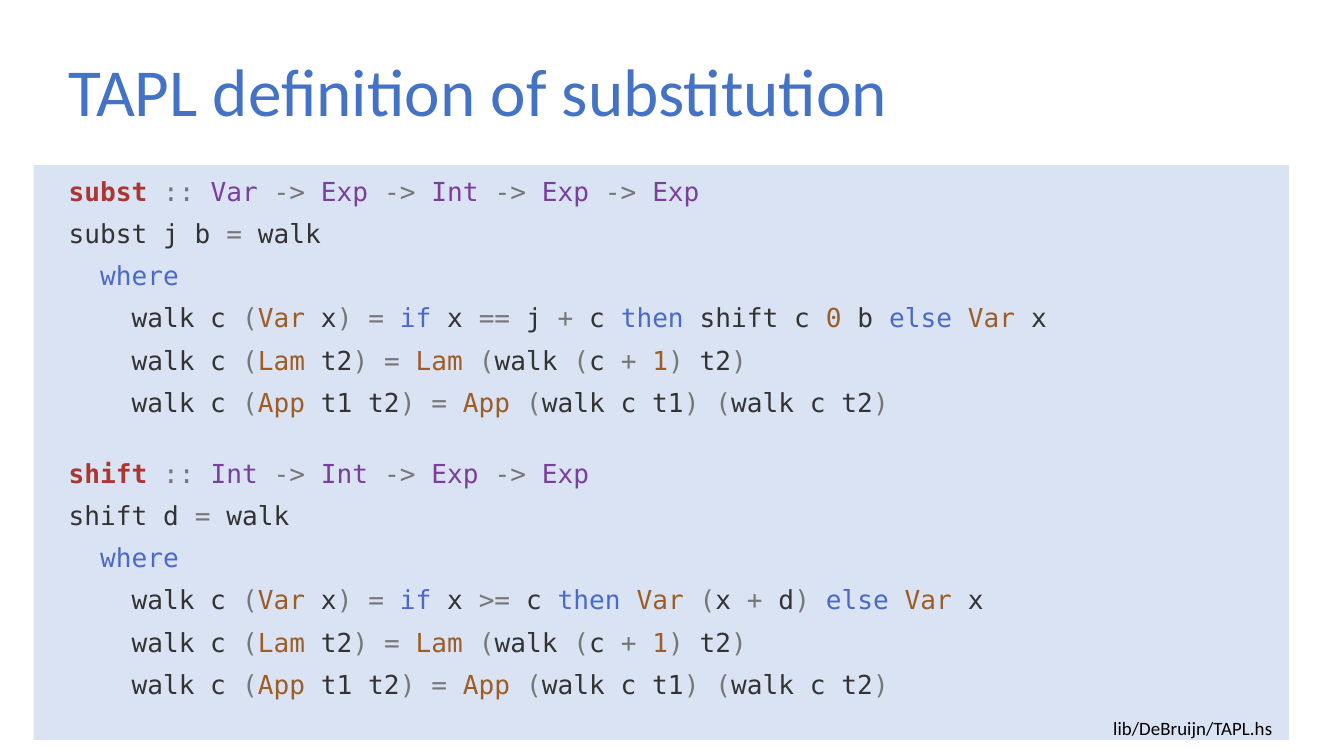
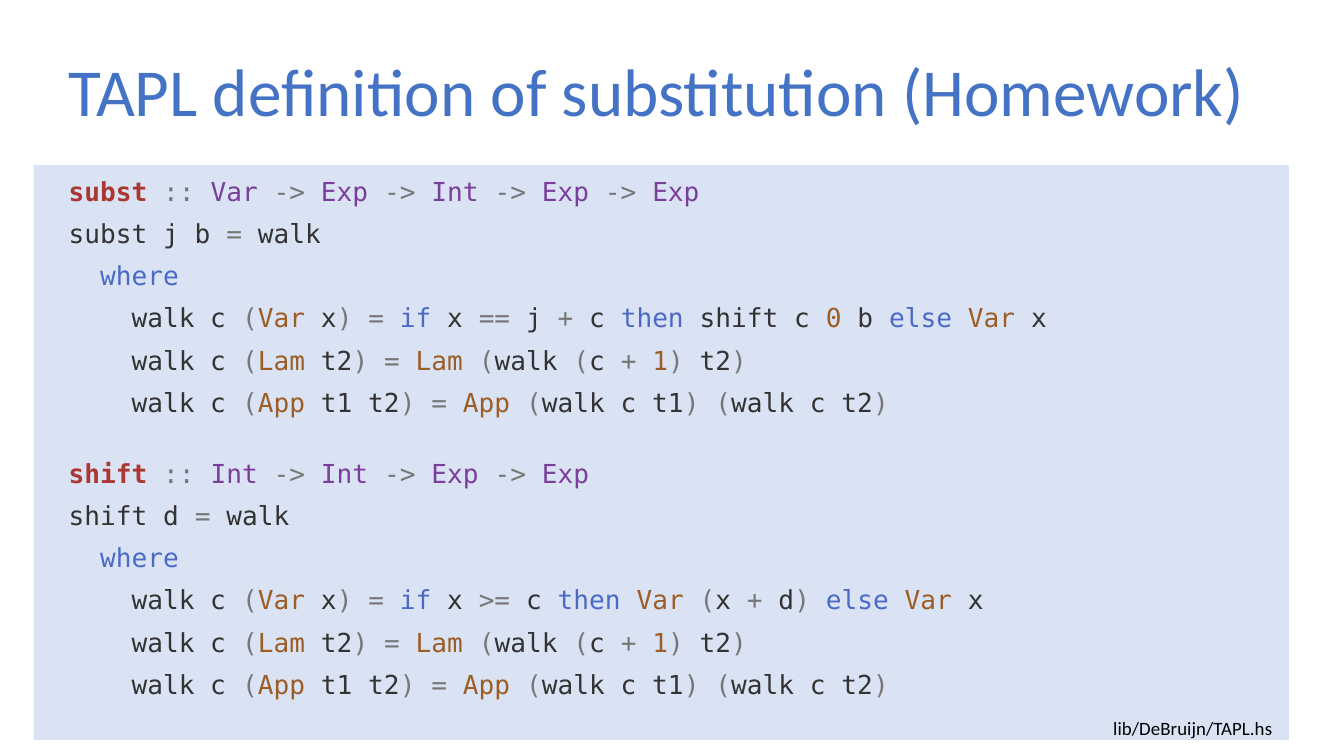
Before and after one commit to sweirich/lambda-n-ways, a slide deck: slide 11 of plclub-2021.pptx. Drawn at 1344x756 pixels with LibreOffice and Linux fonts; fonts in the diff are those of the drawing. Boxes give left, top, right and bottom in pixels: in the first picture for what was removed or moved away, otherwise in the second. Text is boxed around its words. In the diff, an @@ line names an element or a change of style, - is before the commit and + after.

```diff
--- a/plclub-2021.pptx
+++ b/plclub-2021.pptx
@@ title at <box>69,67,1244,125</box>: text changed @@
-TAPL definition of substitution
+TAPL definition of substitution (Homework)
```
Also in this commit, not shown: 14 other slides changed, 1 slide added, 1 other file.
